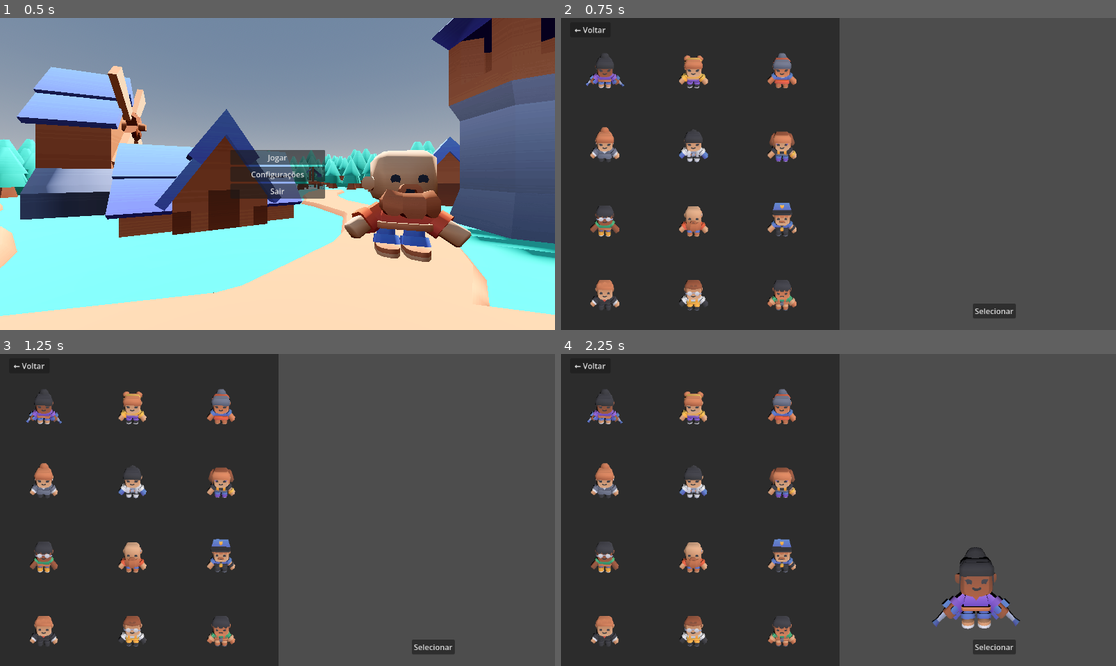
Above: before the commit, frames 1-4 (two rows, left to right).
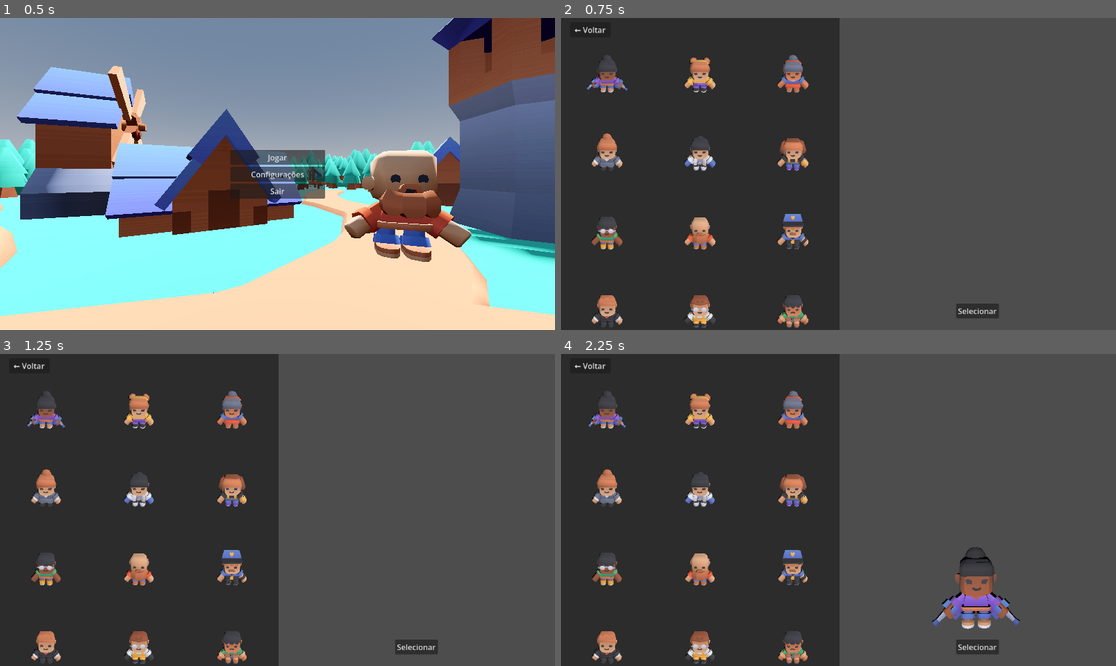
Above: after the commit, the same moments.

Repository: LucasSckenal/pi-4
Game: Godot game, scene res://main_menu.tscn
Two runs of this game, one before a commit and one after it. Both use one fixed random seed, a clock stepped at 60 frames per second and the inputs below.
Inputs (mouse positions are in pixels of both pictures, inside the frame that each line leads up to):
- Up to frame 1 (0.5 s): no input
- Up to frame 2 (0.75 s): click (988, 189) at 0.5 s
- Up to frame 3 (1.25 s): no input
- Up to frame 4 (2.25 s): click "Selecionar" at 1.25 s; click (605, 391) at 2.02 s

Frame 1 is identical in both runs. In frame 2, 6.3% of the frame differs, in the area x 4-82%, y 11-100%; in frame 3, 6.2%; in frame 4, 6.1%.

Commit message:
feat: Add scene transition to main menu upon character selection confirmation and adjust UI layout for character slots

Diff:
--- a/selecao_personagem.gd
+++ b/selecao_personagem.gd
@@ -70,4 +70,5 @@
 
 	# AGORA SIM! O jogador confirmou. Passamos do temporário para o Global!
 	Global.personagem_escolhido_path = personagem_temporario
+	get_tree().change_scene_to_file("res://main_menu.tscn")
 	print("Personagem salvo com sucesso para o jogo: ", Global.personagem_escolhido_path)
--- a/selecao_personagem.tscn
+++ b/selecao_personagem.tscn
@@ -50,6 +50,7 @@
 
 [node name="Camera3D" type="Camera3D" parent="HBoxContainer/SubViewportContainer/SubViewport" unique_id=1397586359]
 transform = Transform3D(0.9998579, -5.5071886e-10, -0.016859233, 0.0002892334, 0.99985284, 0.017153313, 0.016856752, -0.017155752, 0.99971074, -0.005544305, 0.36933768, -2.3313224)
+doppler_tracking = 1
 
 [node name="DirectionalLight3D" type="DirectionalLight3D" parent="HBoxContainer/SubViewportContainer/SubViewport" unique_id=1796887019]
 
@@ -67,14 +68,14 @@
 [node name="BtnSelect" type="Button" parent="." unique_id=2015667656]
 layout_mode = 1
 anchors_preset = -1
-anchor_left = 0.78000003
-anchor_top = 0.93700004
-anchor_right = 0.78000003
-anchor_bottom = 0.93700004
-offset_left = -43.56006
-offset_top = -14.176025
-offset_right = 45.43994
-offset_bottom = 16.823975
+anchor_left = 0.75000006
+anchor_top = 0.93900007
+anchor_right = 0.75000006
+anchor_bottom = 0.93900007
+offset_left = -44.00006
+offset_top = -15.472046
+offset_right = 44.99994
+offset_bottom = 15.527954
 text = "Selecionar"
 
 [connection signal="pressed" from="BtnBack" to="." method="_on_btn_back_pressed"]
--- a/slot_personagem.tscn
+++ b/slot_personagem.tscn
@@ -4,23 +4,19 @@
 
 [sub_resource type="World3D" id="World3D_5500w"]
 
-[node name="SlotPersonagem" type="Control" unique_id=1982193538]
+[node name="SlotPersonagem" type="AspectRatioContainer" unique_id=1152132732]
 custom_minimum_size = Vector2(180, 150)
-layout_mode = 3
 anchors_preset = 15
 anchor_right = 1.0
 anchor_bottom = 1.0
 grow_horizontal = 2
 grow_vertical = 2
+size_flags_horizontal = 3
+size_flags_vertical = 3
 script = ExtResource("1_5500w")
 
 [node name="SubViewportContainer" type="SubViewportContainer" parent="." unique_id=203177282]
-layout_mode = 1
-anchors_preset = 15
-anchor_right = 1.0
-anchor_bottom = 1.0
-grow_horizontal = 2
-grow_vertical = 2
+layout_mode = 2
 stretch = true
 
 [node name="SubViewport" type="SubViewport" parent="SubViewportContainer" unique_id=570835006]
@@ -28,11 +24,12 @@
 world_3d = SubResource("World3D_5500w")
 transparent_bg = true
 handle_input_locally = false
-size = Vector2i(1152, 648)
+size = Vector2i(648, 648)
 render_target_update_mode = 4
 
 [node name="Camera3D" type="Camera3D" parent="SubViewportContainer/SubViewport" unique_id=1350296405]
 transform = Transform3D(-0.9999655, 0.0021502045, -0.008024671, 0, 0.9659259, 0.25881907, 0.008307751, 0.25881013, -0.9658925, 0, 0.52132356, -0.47297776)
+current = true
 
 [node name="DirectionalLight3D" type="DirectionalLight3D" parent="SubViewportContainer/SubViewport" unique_id=1145652515]
 transform = Transform3D(0.7537557, 0.55237436, -0.35599867, 0.6541683, -0.57910514, 0.48651966, 0.06258031, -0.5995999, -0.7978495, 0, 2.6401665, 2.3199258)
@@ -41,10 +38,5 @@
 transform = Transform3D(-0.9995239, 0, 0.030852575, 0, 1, 0, -0.030852575, 0, -0.9995239, 0, 0, 0)
 
 [node name="Button" type="Button" parent="." unique_id=126527247]
-layout_mode = 1
-anchors_preset = 15
-anchor_right = 1.0
-anchor_bottom = 1.0
-grow_horizontal = 2
-grow_vertical = 2
+layout_mode = 2
 flat = true
